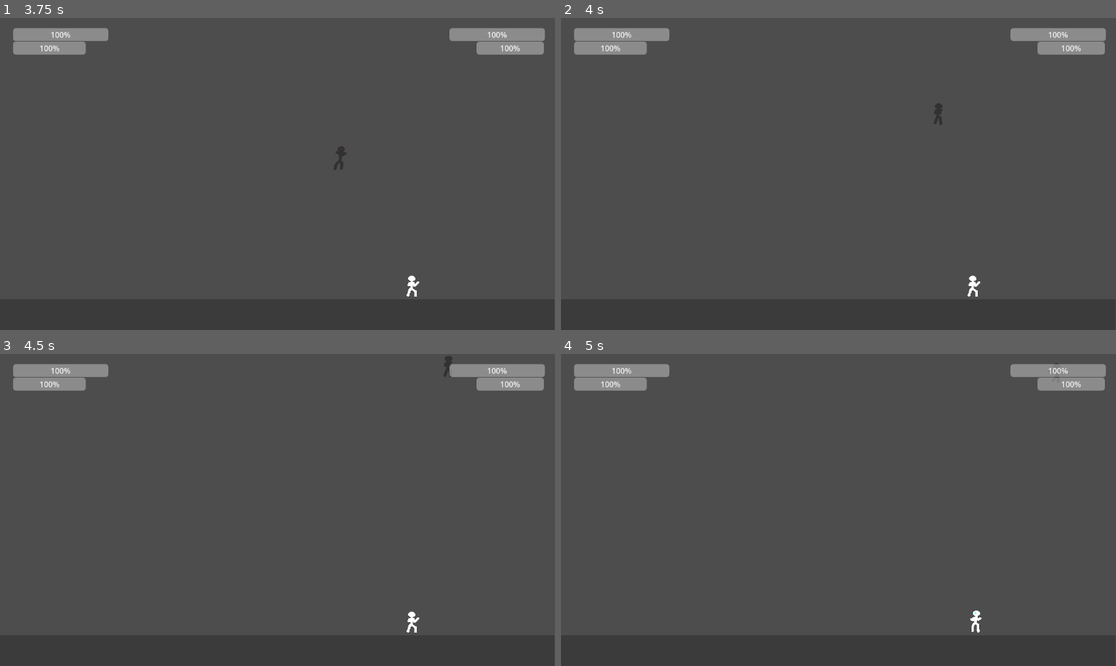
Above: before the commit, frames 1-4 (two rows, left to right).
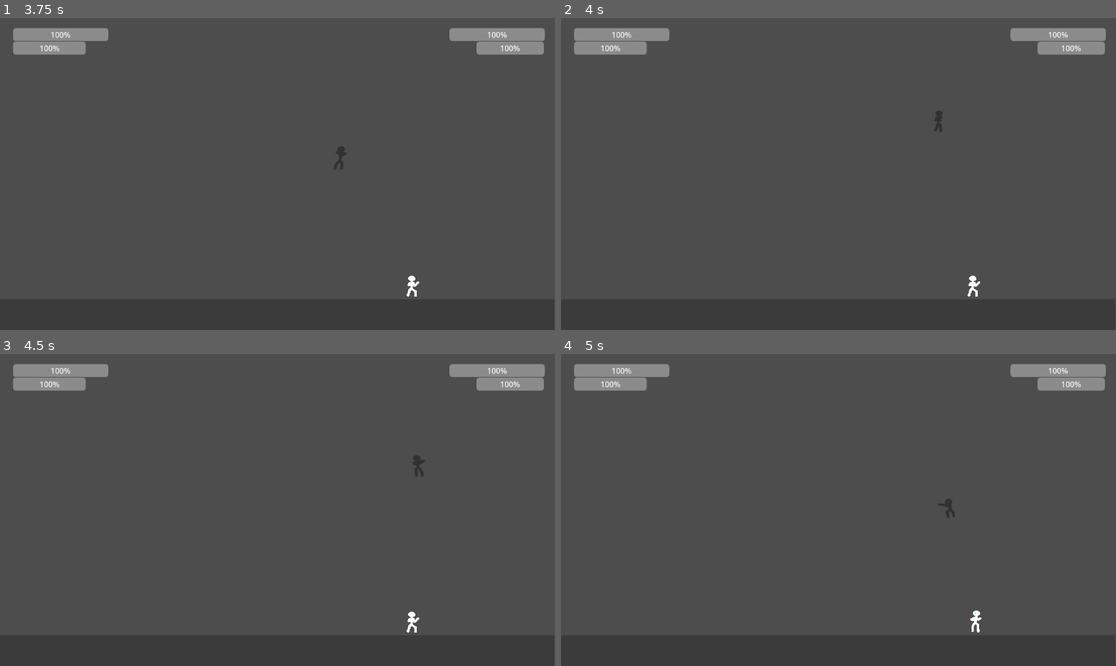
Above: after the commit, the same moments.

Repository: dsivodhamen-cmd/RunTheFade
Game: Godot game, scene res://scenes/game.tscn
The game is run twice, just before and just after one commit, with the same random seed, the same clock (stepped at 60 frames per second) and the same inputs.
Inputs:
- Up to frame 1 (3.75 s): hold D (p1_right) 0.53-2.03 s; tap X (p1_heavy_attack) at 0.6, 3.05 s; tap W (p1_up) at 0.77, 1.52, 3.02 s; tap C (p1_light_attack) at 0.8, 1.35 s; tap M (p2_heavy_attack) at 1.55, 2.1 s; hold A (p1_left) 2.03-2.78 s; tap N (p2_light_attack) at 2.3, 2.85 s; hold D (p1_right) from 2.78 s (still down); hold F (p1_block) from 3.53 s (still down)
- Up to frame 2 (4 s): keep holding D (p1_right); keep holding F (p1_block); tap W (p1_up) at 3.77 s; tap C (p1_light_attack) at 3.8 s
- Up to frame 3 (4.5 s): release D (p1_right) at 4.28 s; release F (p1_block) at 4.28 s; hold A (p1_left) from 4.28 s (still down); tap X (p1_heavy_attack) at 4.35 s
- Up to frame 4 (5 s): keep holding A (p1_left); tap W (p1_up) at 4.52 s; tap M (p2_heavy_attack) at 4.55 s

Frame 1 is identical in both runs. In frame 2, less than 0.1% of the frame differs, in the area x 67-69%, y 27-37%; in frame 3, 0.1%, in the area x 74-82%, y 0-40%; in frame 4, less than 0.1%.

Commit message:
fixed player block attacking, fixed overflowing posture bar, working on lifes

Diff:
--- a/run-the-fade/project.godot
+++ b/run-the-fade/project.godot
@@ -14,6 +14,10 @@
 run/main_scene="uid://bisjhy2dcp7a3"
 config/features=PackedStringArray("4.6", "Forward Plus")
 config/icon="res://icon.svg"
+
+[editor]
+
+movie_writer/movie_file="C:/Users/Duxso/OneDrive/Documents/video recording/prototype2.avi"
 
 [input]
 
--- a/run-the-fade/scripts/player_1.gd
+++ b/run-the-fade/scripts/player_1.gd
@@ -10,6 +10,8 @@
 # create a varaible storing the ammount of jumps the player has
 var p1_health: int = 500
 # create a varaible storing the players health as an interger
+var p1_max_health: int = 500
+# creates a varaible storing the players maxium health as an interger
 var p1_posture: int = 50
 # create a varaible storing the players posture as an interger
 var p1_max_posture: int = 50
@@ -23,8 +25,9 @@
 var is_attacking = false
 # creates a variable storing the players atacking, make it where they arent attacking
 var is_stunned = false
-
 # creates a variable storing the players stun, makes it where player isnt stunned.
+var lifes: int = 3
+# creates a vrabile storing the players lives as in interger.
 
 
 @export var animation: AnimationPlayer
@@ -46,9 +49,11 @@
 @export var heavy_up_knockback = 800
 #exporting an varaible storing the players heavy up knockback
 @export var light_attack_stun = 0.2
-#exporting an varaible storing the light attack stun
+#exporting an varaible storing the light attack stuni
 @export var heavy_attack_stun = 0.5
 #exporting an variable storing the heavy attack stun
+@export var parry_stun = 0.5
+#exporting an varaible storing the parry stun
 @export var posture_break_stun = 1
 #exporting an varaible storing the posture break stun
 @export var p1_health_ui: ProgressBar
@@ -173,6 +178,10 @@
 		return
 # returns the function if the player is attacking
 
+	if is_blocking:
+		return
+# returns the function if the player is blocking
+
 	is_attacking = true
 # sets attacking to true
 
@@ -217,6 +226,10 @@
 		return
 # returns the function if the player is already attacking
 
+	if is_blocking:
+		return
+# returns the function if the player is blocking
+
 	is_attacking = true
 # sets attacking to true
 
@@ -288,10 +301,10 @@
 
 		is_parrying = false
 # if player lands a parry then it will turn off
-
-		p1_posture += 15
-		p1_posture_ui.value = p1_posture
-# when the player lands a parry they will gain 15 posture.
+		if p1_posture < 50:
+			p1_posture += 10
+			p1_posture_ui.value = p1_posture
+# if the player has less than 50 posture then when the player lands a parry they will gain 15 posture.
 
 		return
 # returns the function
@@ -320,6 +333,10 @@
 # the player takes knockback acording to the attack that they were hit with.
 		take_stun(stun)
 # makes the player take stun according to the attack that they were hit with
+	else:
+		lifes -= 1
+		p1_health_ui.value = p1_max_health
+		p1_health_ui.value = p1_health
 
 func posture_break():
 
